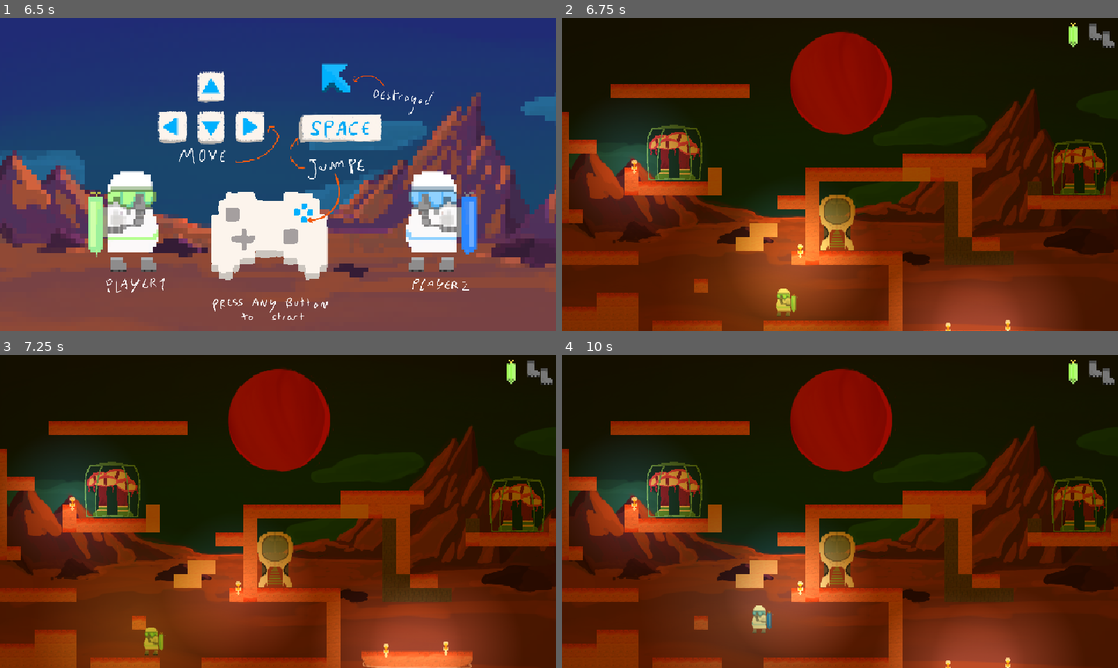
Above: before the commit, frames 1-4 (two rows, left to right).
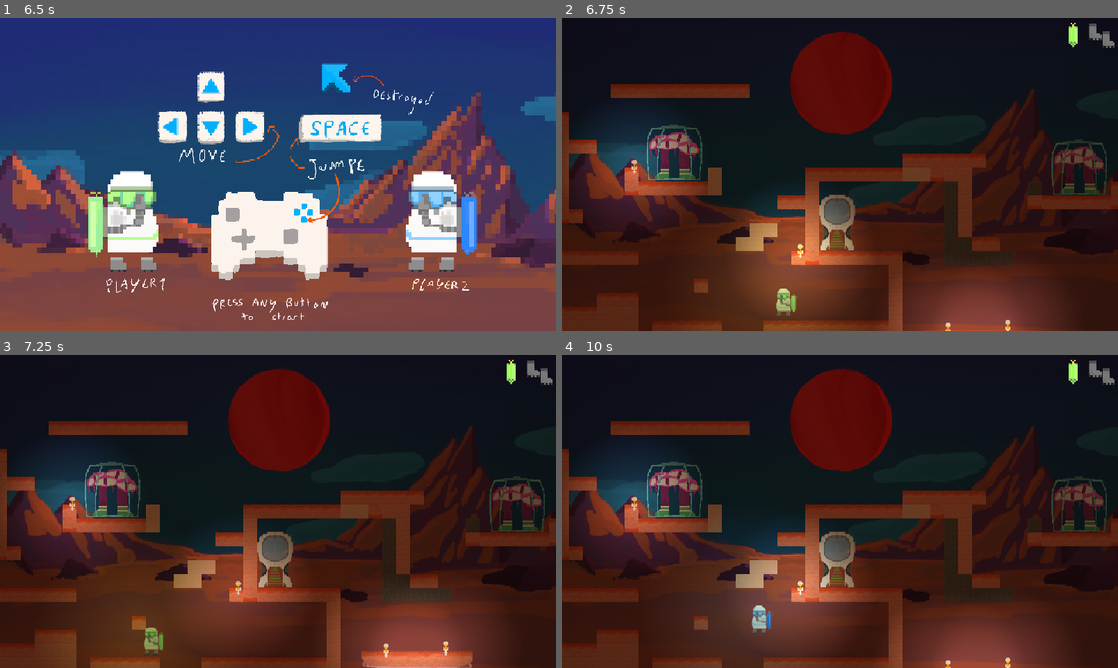
Above: after the commit, the same moments.

Repository: LeResteDuMonde/GameJamPSU
Game: Godot game, scene res://scene/Main.tscn
Two runs of this game, one before a commit and one after it. Both use one fixed random seed, a clock stepped at 60 frames per second and the inputs below.
Inputs (mouse positions are in pixels of both pictures, inside the frame that each line leads up to):
- Up to frame 1 (6.5 s): tap Enter at 0.5, 4.25, 5.75 s; move the mouse to (400, 158) at 0.52 s; press the mouse at (400, 158) at 0.53 s; hold D (right) 0.53-2.03 s; tap Space (jump) at 0.77, 1.52, 2, 3.02, 3.77, 4.52, 5, 6.02 s; move the mouse to (166, 190) at 1.27 s; release the mouse at (166, 190) at 1.28 s; click (166, 190) at 1.35 s; move the mouse to (333, 105) at 2.02 s; press the mouse at (333, 105) at 2.03 s; hold A (left) 2.03-2.78 s; move the mouse to (250, 237) at 2.77 s; release the mouse at (250, 237) at 2.78 s; hold D (right) 2.78-4.28 s; click (250, 237) at 2.85 s; move the mouse to (444, 221) at 3.52 s; press the mouse at (444, 221) at 3.53 s; move the mouse to (111, 127) at 4.27 s; release the mouse at (111, 127) at 4.28 s; hold A (left) 4.28-5.03 s; click (111, 127) at 4.35 s; move the mouse to (305, 174) at 5.02 s; press the mouse at (305, 174) at 5.03 s; hold D (right) 5.03-5.78 s; move the mouse to (194, 96) at 5.77 s; release the mouse at (194, 96) at 5.78 s; hold A (left) from 5.78 s (still down); click (194, 96) at 5.85 s
- Up to frame 2 (6.75 s): keep holding A (left); tap Space (jump) at 6.5 s; move the mouse to (962, 158) at 6.52 s; press the mouse at (962, 158) at 6.53 s
- Up to frame 3 (7.25 s): keep holding A (left); tap Space (jump) at 6.77 s
- Up to frame 4 (10 s): move the mouse to (728, 527) at 7.27 s; release A (left) at 7.28 s; release the mouse at (728, 527) at 7.28 s; hold D (right) 7.28-9.53 s; click (728, 527) at 7.35 s; tap Space (jump) at 7.52, 9.02, 9.77 s; move the mouse to (895, 442) at 8.02 s; press the mouse at (895, 442) at 8.03 s; move the mouse to (812, 574) at 8.77 s; release the mouse at (812, 574) at 8.78 s; click (812, 574) at 8.85 s; move the mouse to (1006, 558) at 9.52 s; press the mouse at (1006, 558) at 9.53 s; hold A (left) from 9.53 s (still down)

Frame 1 is identical in both runs. In frame 2, 81% of the frame differs, in the area x 0-100%, y 0-100%; in frame 3, 81%; in frame 4, 81%.

Commit message:
level4

Diff:
--- a/scene/Level1.tscn
+++ b/scene/Level1.tscn
@@ -42,10 +42,9 @@
 position = Vector2(-28, 24)
 
 [node name="MoovingPlatform2" parent="." instance=ExtResource("3_b8mys")]
-position = Vector2(242, 118)
+position = Vector2(232, 118)
 speed = 0.01
 angle = 90.0
 
 [node name="Sun" parent="." instance=ExtResource("8_lxotu")]
-z_index = -90
 position = Vector2(-198, -128)
--- a/scene/Sun.tscn
+++ b/scene/Sun.tscn
@@ -14,11 +14,11 @@
 radius = 61.0082
 
 [node name="Sun" type="Node2D" groups=["sun"]]
+z_index = -90
 script = ExtResource("1_w8mgu")
 
 [node name="PointLight2D" type="PointLight2D" parent="."]
-color = Color(1, 0.588235, 0, 0.494118)
-energy = 1.3
+color = Color(0.87451, 0.65098, 0.45098, 0.494118)
 texture = ExtResource("1_moj6j")
 texture_scale = 15.0
 
--- a/scene/titles/LevelSelect.tscn
+++ b/scene/titles/LevelSelect.tscn
@@ -6,7 +6,7 @@
 [ext_resource type="Texture2D" uid="uid://bldj5n2c7xrlo" path="res://sprite/iconeLevel2.png" id="3_k7d4g"]
 [ext_resource type="Shader" path="res://shader/outline.gdshader" id="3_wgiwq"]
 [ext_resource type="Texture2D" uid="uid://dwx0pplqn8v7e" path="res://sprite/iconeLevel3.png" id="4_ygc05"]
-[ext_resource type="Texture2D" uid="uid://8tv826gmu0y8" path="res://sprite/iconeLevel4.png" id="5_1jdog"]
+[ext_resource type="Texture2D" uid="uid://duicaucecutil" path="res://sprite/lvl4.png" id="7_w2pwn"]
 
 [sub_resource type="ShaderMaterial" id="ShaderMaterial_lucvo"]
 shader = ExtResource("3_wgiwq")
@@ -83,7 +83,7 @@
 visible = false
 material = SubResource("ShaderMaterial_pcrfw")
 position = Vector2(2, -2)
-texture = ExtResource("5_1jdog")
+texture = ExtResource("7_w2pwn")
 
 [node name="CollisionShape2D" type="CollisionShape2D" parent="Level4"]
 position = Vector2(206, -87)
Not shown: 1 places in scene/titles/LevelSelect.tscn that only renumber resources
